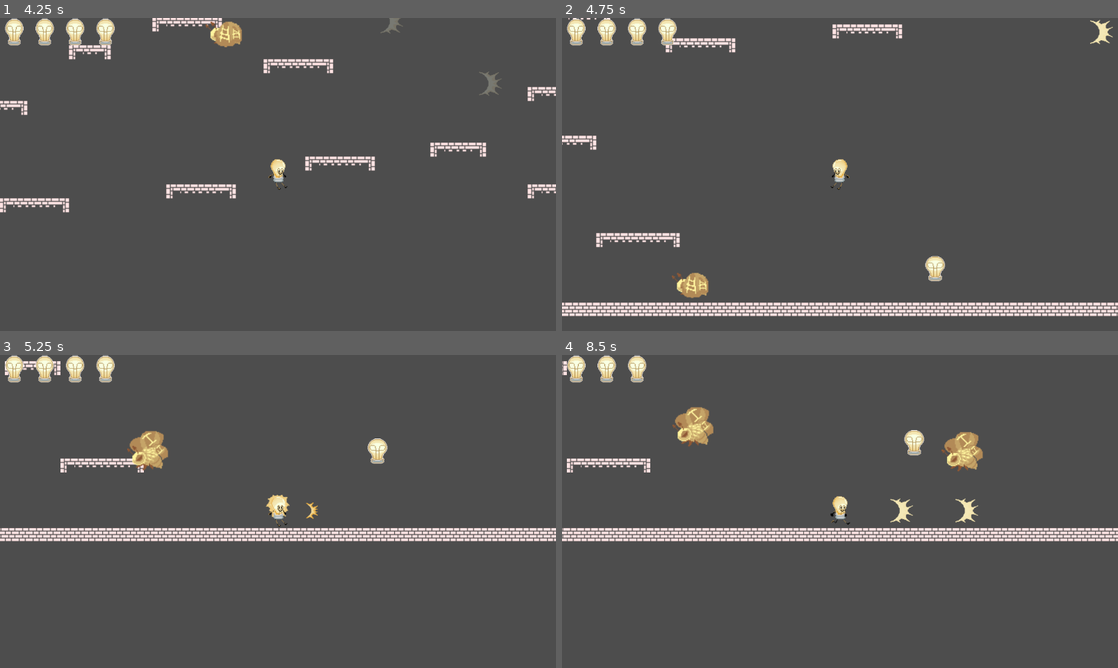
Above: before the commit, frames 1-4 (two rows, left to right).
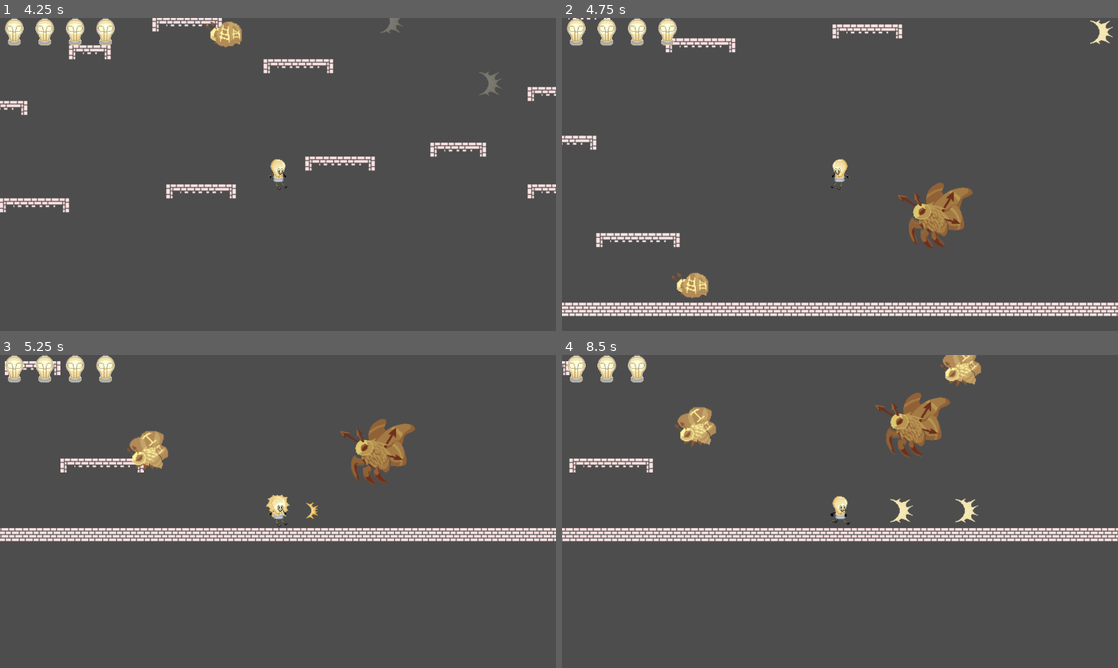
Above: after the commit, the same moments.

Repository: EXLAIZOR/tick-times
Game: Godot game, scene res://Scenes/level_3.tscn
The game is run twice, just before and just after one commit, with the same random seed, the same clock (stepped at 60 frames per second) and the same inputs. This scene is started directly instead of the project's main scene.
Inputs (mouse positions are in pixels of both pictures, inside the frame that each line leads up to):
- Up to frame 1 (4.25 s): move the mouse to (400, 158) at 0.52 s; hold D (MoveRight) 0.53-2.03 s; click (400, 158) at 0.6 s; tap W (Jump) at 0.77, 1.52, 3.02, 3.77 s; move the mouse to (166, 190) at 1.27 s; click (166, 190) at 1.35 s; move the mouse to (333, 105) at 2.02 s; hold A (MoveLeft) 2.03-2.78 s; click (333, 105) at 2.1 s; move the mouse to (250, 237) at 2.77 s; hold D (MoveRight) from 2.78 s (still down); click (250, 237) at 2.85 s; move the mouse to (444, 221) at 3.52 s; click (444, 221) at 3.6 s
- Up to frame 2 (4.75 s): move the mouse to (673, 127) at 4.27 s; release D (MoveRight) at 4.28 s; hold A (MoveLeft) from 4.28 s (still down); click (673, 127) at 4.35 s; tap W (Jump) at 4.52 s
- Up to frame 3 (5.25 s): move the mouse to (305, 511) at 5.02 s; release A (MoveLeft) at 5.03 s; hold D (MoveRight) from 5.03 s (still down); click (305, 511) at 5.1 s
- Up to frame 4 (8.5 s): move the mouse to (756, 433) at 5.77 s; release D (MoveRight) at 5.78 s; hold A (MoveLeft) 5.78-7.28 s; click (756, 433) at 5.85 s; tap W (Jump) at 6.02, 6.77, 7.52 s; move the mouse to (962, 495) at 6.52 s; click (962, 495) at 6.6 s; move the mouse to (728, 527) at 7.27 s; hold D (MoveRight) from 7.28 s (still down); click (728, 527) at 7.35 s; move the mouse to (895, 442) at 8.02 s; click (895, 442) at 8.1 s

Frame 1 is identical in both runs. In frame 2, 1.6% of the frame differs, in the area x 60-74%, y 52-85%; in frame 3, 1.4%; in frame 4, 4.9%, in the area x 0-100%, y 0-60%.

Commit message:
added boss sprite

Diff:
--- a/Scenes/level_3.tscn
+++ b/Scenes/level_3.tscn
@@ -6,10 +6,11 @@
 [ext_resource type="PackedScene" uid="uid://bif7kogln61f3" path="res://player.tscn" id="3_vwg62"]
 [ext_resource type="AudioStream" uid="uid://c8m2grm85n4py" path="res://assets/music/GJ Boss Fight.mp3" id="5_vwg62"]
 [ext_resource type="Script" uid="uid://bthwm8fofa15m" path="res://Scenes/boss.gd" id="6_l4wr6"]
-[ext_resource type="SpriteFrames" uid="uid://i7d68es4vy7x" path="res://hp_spriteframes.tres" id="7_5rvg2"]
 [ext_resource type="Script" uid="uid://br1ka662muyfh" path="res://attack.gd" id="7_jtv8s"]
+[ext_resource type="Texture2D" uid="uid://5c25245fkbjq" path="res://assets/images/timelord.png" id="8_c81s1"]
 [ext_resource type="Script" uid="uid://cvbo4qktol0gj" path="res://health_component.gd" id="8_jtv8s"]
 [ext_resource type="Script" uid="uid://bsl6bumvyfk2j" path="res://hitbox_component.gd" id="9_c81s1"]
+[ext_resource type="Shape2D" uid="uid://bp4u8gw5uuip8" path="res://boss_hitbox.tres" id="9_n4vm5"]
 
 [sub_resource type="TileSetAtlasSource" id="TileSetAtlasSource_v1qfn"]
 texture = ExtResource("1_76ybr")
@@ -149,11 +150,90 @@
 script = ExtResource("7_jtv8s")
 metadata/_custom_type_script = "uid://br1ka662muyfh"
 
-[sub_resource type="RectangleShape2D" id="RectangleShape2D_e1x5f"]
-size = Vector2(22.5, 27.5)
-
-[sub_resource type="RectangleShape2D" id="RectangleShape2D_o3xhx"]
-size = Vector2(20, 24)
+[sub_resource type="AtlasTexture" id="AtlasTexture_fxnjf"]
+atlas = ExtResource("8_c81s1")
+region = Rect2(0, 0, 128, 128)
+
+[sub_resource type="AtlasTexture" id="AtlasTexture_xjeco"]
+atlas = ExtResource("8_c81s1")
+region = Rect2(128, 0, 128, 128)
+
+[sub_resource type="AtlasTexture" id="AtlasTexture_j77fg"]
+atlas = ExtResource("8_c81s1")
+region = Rect2(256, 0, 128, 128)
+
+[sub_resource type="AtlasTexture" id="AtlasTexture_ki8bc"]
+atlas = ExtResource("8_c81s1")
+region = Rect2(384, 0, 128, 128)
+
+[sub_resource type="AtlasTexture" id="AtlasTexture_nbwsh"]
+atlas = ExtResource("8_c81s1")
+region = Rect2(0, 128, 128, 128)
+
+[sub_resource type="AtlasTexture" id="AtlasTexture_kgmqw"]
+atlas = ExtResource("8_c81s1")
+region = Rect2(128, 128, 128, 128)
+
+[sub_resource type="AtlasTexture" id="AtlasTexture_s80er"]
+atlas = ExtResource("8_c81s1")
+region = Rect2(256, 128, 128, 128)
+
+[sub_resource type="AtlasTexture" id="AtlasTexture_8jhox"]
+atlas = ExtResource("8_c81s1")
+region = Rect2(384, 128, 128, 128)
+
+[sub_resource type="AtlasTexture" id="AtlasTexture_hed5s"]
+atlas = ExtResource("8_c81s1")
+region = Rect2(0, 256, 128, 128)
+
+[sub_resource type="AtlasTexture" id="AtlasTexture_yykrm"]
+atlas = ExtResource("8_c81s1")
+region = Rect2(128, 256, 128, 128)
+
+[sub_resource type="AtlasTexture" id="AtlasTexture_2awvy"]
+atlas = ExtResource("8_c81s1")
+region = Rect2(256, 256, 128, 128)
+
+[sub_resource type="SpriteFrames" id="SpriteFrames_073l7"]
+animations = [{
+"frames": [{
+"duration": 1.0,
+"texture": SubResource("AtlasTexture_fxnjf")
+}, {
+"duration": 1.0,
+"texture": SubResource("AtlasTexture_xjeco")
+}, {
+"duration": 1.0,
+"texture": SubResource("AtlasTexture_j77fg")
+}, {
+"duration": 1.0,
+"texture": SubResource("AtlasTexture_ki8bc")
+}, {
+"duration": 1.0,
+"texture": SubResource("AtlasTexture_nbwsh")
+}, {
+"duration": 1.0,
+"texture": SubResource("AtlasTexture_kgmqw")
+}, {
+"duration": 1.0,
+"texture": SubResource("AtlasTexture_s80er")
+}, {
+"duration": 1.0,
+"texture": SubResource("AtlasTexture_8jhox")
+}, {
+"duration": 1.0,
+"texture": SubResource("AtlasTexture_hed5s")
+}, {
+"duration": 1.0,
+"texture": SubResource("AtlasTexture_yykrm")
+}, {
+"duration": 1.0,
+"texture": SubResource("AtlasTexture_2awvy")
+}],
+"loop": 1,
+"name": &"default",
+"speed": 5.0
+}]
 
 [node name="Node2D" type="Node2D" unique_id=850393609]
 script = ExtResource("1_s8nj6")
@@ -177,11 +257,11 @@
 
 [node name="AnimatedSprite2D" type="AnimatedSprite2D" parent="Boss" unique_id=1127549514]
 scale = Vector2(0.7083333, 0.625)
-sprite_frames = ExtResource("7_5rvg2")
-animation = &"damaged"
+sprite_frames = SubResource("SpriteFrames_073l7")
 
 [node name="CollisionShape2D" type="CollisionShape2D" parent="Boss" unique_id=81703633]
-shape = SubResource("RectangleShape2D_e1x5f")
+position = Vector2(0, 2.5)
+shape = ExtResource("9_n4vm5")
 
 [node name="HealthComponent" type="Node" parent="Boss" unique_id=1139483457]
 script = ExtResource("8_jtv8s")
@@ -194,4 +274,4 @@
 metadata/_custom_type_script = "uid://bsl6bumvyfk2j"
 
 [node name="CollisionShape2D" type="CollisionShape2D" parent="Boss/HitboxComponent" unique_id=1947736904]
-shape = SubResource("RectangleShape2D_o3xhx")
+shape = ExtResource("9_n4vm5")
--- /dev/null
+++ b/boss_hitbox.tres
@@ -0,0 +1,4 @@
+[gd_resource type="RectangleShape2D" format=3 uid="uid://bp4u8gw5uuip8"]
+
+[resource]
+size = Vector2(86, 75)
--- a/bullet.tscn
+++ b/bullet.tscn
@@ -81,7 +81,7 @@
 script = ExtResource("1_2b2rl")
 
 [node name="Area2D" type="Area2D" parent="." unique_id=66189427]
-collision_mask = 4
+collision_mask = 20
 script = ExtResource("2_t4vbm")
 
 [node name="CollisionShape2D" type="CollisionShape2D" parent="Area2D" unique_id=1994530476]
--- a/enemy.tscn
+++ b/enemy.tscn
@@ -62,7 +62,7 @@
 
 [node name="AttackComponents" type="Area2D" parent="CollisionShape2D/Area2D" unique_id=1162790735]
 position = Vector2(6, 20)
-collision_layer = 4
+collision_layer = 16
 collision_mask = 0
 script = ExtResource("5_epg4t")
 attack = SubResource("Resource_wujgv")
@@ -79,6 +79,9 @@
 ROOT = NodePath("..")
 metadata/_custom_type_script = "uid://cvbo4qktol0gj"
 
+[node name="AnimatedSprite2D" type="AnimatedSprite2D" parent="." unique_id=817811609]
+sprite_frames = SubResource("SpriteFrames_pc336")
+
 [node name="HitboxComponent" type="Area2D" parent="." unique_id=1484844267 node_paths=PackedStringArray("health_component")]
 position = Vector2(11, 26)
 collision_layer = 4
@@ -91,7 +94,4 @@
 position = Vector2(-11, -26)
 shape = ExtResource("3_epg4t")
 
-[node name="AnimatedSprite2D" type="AnimatedSprite2D" parent="." unique_id=817811609]
-sprite_frames = SubResource("SpriteFrames_pc336")
-
 [connection signal="area_entered" from="CollisionShape2D/Area2D/AttackComponents" to="." method="_on_attack_components_area_entered"]
--- a/player.tscn
+++ b/player.tscn
@@ -129,7 +129,7 @@
 metadata/_custom_type_script = "uid://cvbo4qktol0gj"
 
 [node name="HitboxComponent" type="Area2D" parent="." unique_id=1066238113 node_paths=PackedStringArray("health_component")]
-collision_mask = 4
+collision_mask = 20
 script = ExtResource("4_sweqy")
 health_component = NodePath("../HealthComponent")
 metadata/_custom_type_script = "uid://bsl6bumvyfk2j"
